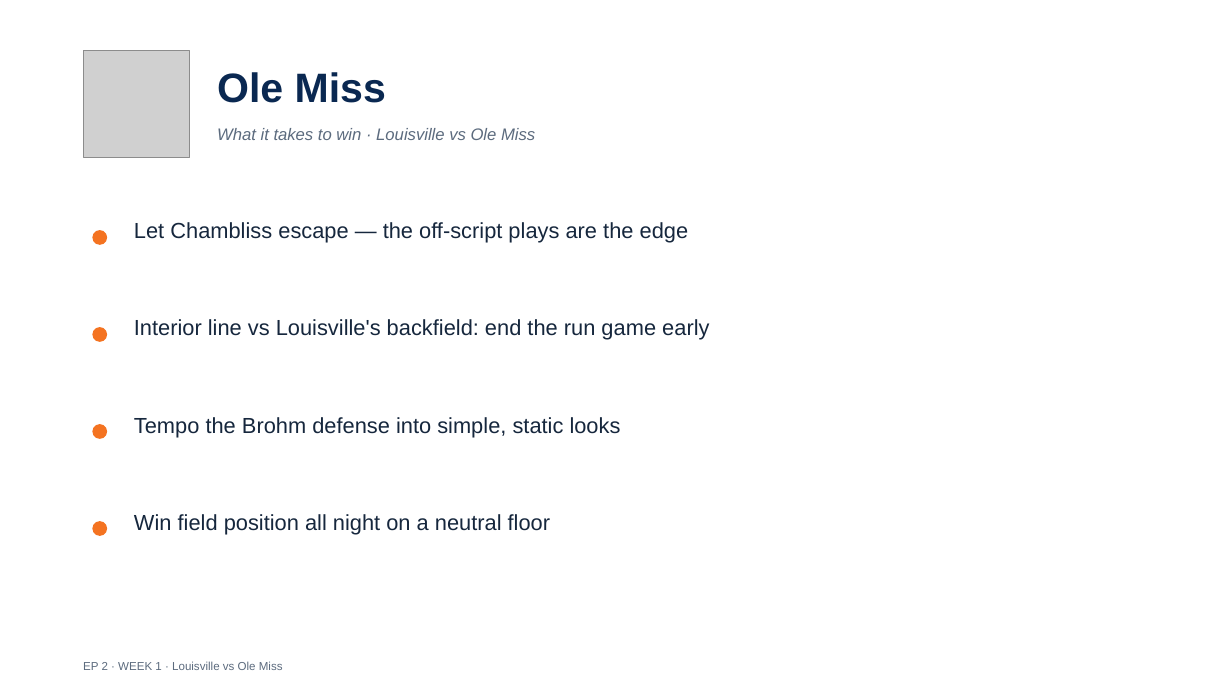
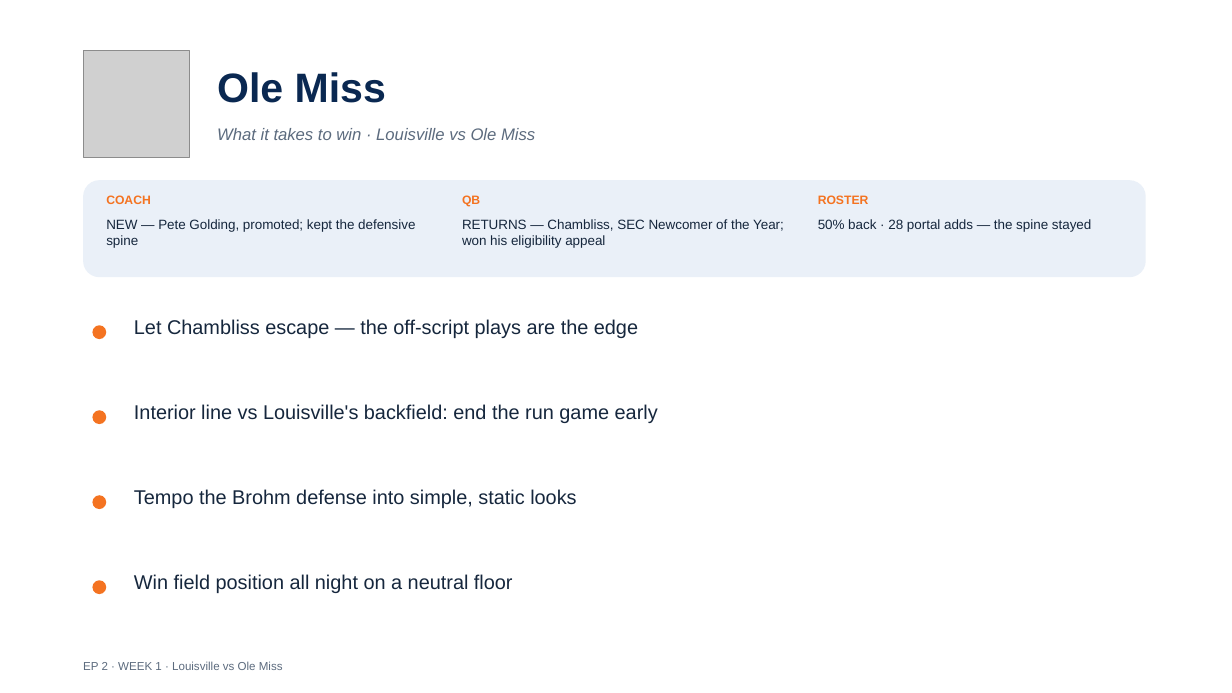
Before and after one commit to lucasalvarezflorida-lab/ncaa-fbs-analytics, a slide deck: slide 11 of decks/2026_Week1_Episode2.pptx. Drawn at 1232x693 pixels with LibreOffice and Linux fonts; fonts in the diff are those of the drawing; grey boxes stand for pictures. Boxes give left, top, right and bottom in pixels: in the first picture for what was removed or moved away, otherwise in the second. Text is boxed around its words. In the diff, an @@ line names an element or a change of style, - is before the commit and + after.

```diff
--- a/decks/2026_Week1_Episode2.pptx
+++ b/decks/2026_Week1_Episode2.pptx
@@ rounded rectangle added at [83,180,1146,277], fill #EAF0F8 @@
@@ text added at [106,195,151,204], 9.5 pt, text #F47321, bold @@
+COACH
@@ text added at [462,195,480,207], 9.5 pt, text #F47321, bold @@
+QB
@@ text added at [818,195,869,204], 9.5 pt, text #F47321, bold @@
+ROSTER
@@ text added at [106,219,415,248], 10.5 pt, text #16273D @@
+NEW — Pete Golding, promoted; kept the defensive spine
@@ text added at [462,219,784,248], 10.5 pt, text #16273D @@
+RETURNS — Chambliss, SEC Newcomer of the Year; won his eligibility appeal
@@ text added at [818,219,1091,232], 10.5 pt, text #16273D @@
+50% back · 28 portal adds — the spine stayed
@@ size 17 to 15.5 pt in 4 elements at [134,574,513,593], [134,489,576,508], [134,404,658,423], [134,319,638,338] @@
@@ text "Let Chambliss escape — the ...": place and size @@
-text "Let Chambliss escape — the ..." at [134,222,689,243]
+text "Let Chambliss escape — the ..." at [134,319,638,338]
@@ ellipse: place and size @@
-ellipse at [92,424,107,439]
+ellipse at [92,410,106,424]
@@ text "Interior line vs Louisville's backfield: ...": place and size @@
-text "Interior line vs Louisville's backfield: ..." at [134,319,709,340]
+text "Interior line vs Louisville's backfield: ..." at [134,404,658,423]
@@ ellipse: place and size @@
-ellipse at [92,521,107,536]
+ellipse at [92,495,106,509]
@@ text "Tempo the Brohm defense into ...": place and size @@
-text "Tempo the Brohm defense into ..." at [134,417,621,437]
+text "Tempo the Brohm defense into ..." at [134,489,576,508]
@@ text "Win field position all night ...": place and size @@
-text "Win field position all night ..." at [134,514,550,534]
+text "Win field position all night ..." at [134,574,513,593]
@@ ellipse: place and size @@
-ellipse at [92,230,107,245]
+ellipse at [92,580,106,594]
```
Also in this commit, not shown: 14 other slides changed, 1 other file.
